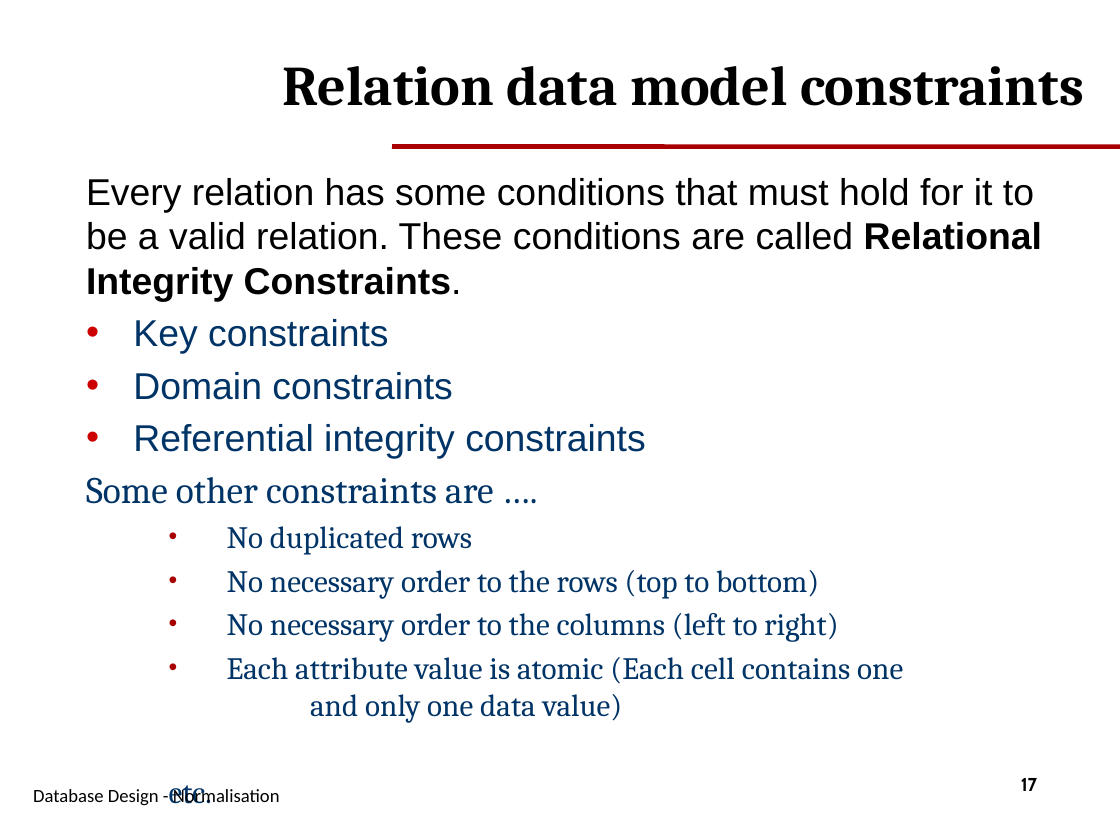
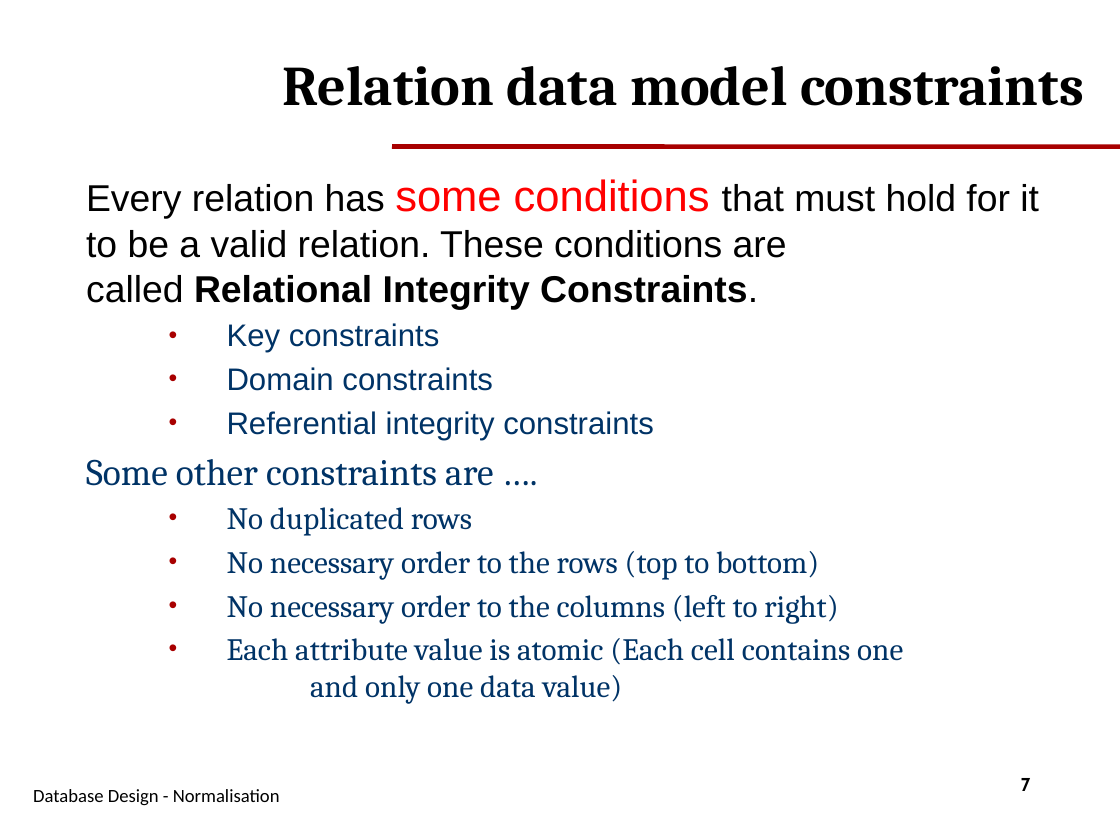
Before and after one commit to GangminLi/GangminLi.github.io, a slide deck: slide 7 of slides/cis108-6/Slides 3.2 - Database Design Normalisation.pptx (slide 17 before the commit). Drawn at 1120x840 pixels with LibreOffice and Linux fonts; fonts in the diff are those of the drawing; background and template pictures are left out. Boxes give left, top, right and bottom in pixels: in the first picture for what was removed or moved away, otherwise in the second. Text is boxed around its words. In the diff, an @@ line names an element or a change of style, - is before the commit and + after.

```diff
--- a/slides/cis108-6/Slides 3.2 - Database Design Normalisation.pptx
+++ b/slides/cis108-6/Slides 3.2 - Database Design Normalisation.pptx
@@ text at [86,179,1039,704]: paragraph removed @@
-  etc.
@@ text at [86,179,1039,440]: size 24 to 28 pt, text colour #000000 to #FF0000 in "some conditions"; size 24 to 20 pt in "Key constraints", "Domain constraints", "Referential integrity constraints"; list level 1 to 2 in "Key constraints"; bullet colour #CC0000 to #A80000; list level 1 to 2 in "Domain constraints"; list level 1 to 2 in "Referential integrity constraints" @@
@@ page number at [1021,778,1031,791]: text changed @@
-17
+7
```
Also in this commit, not shown: 9 other slides changed, 1 slide added, 17 slides removed, 12 other files.
